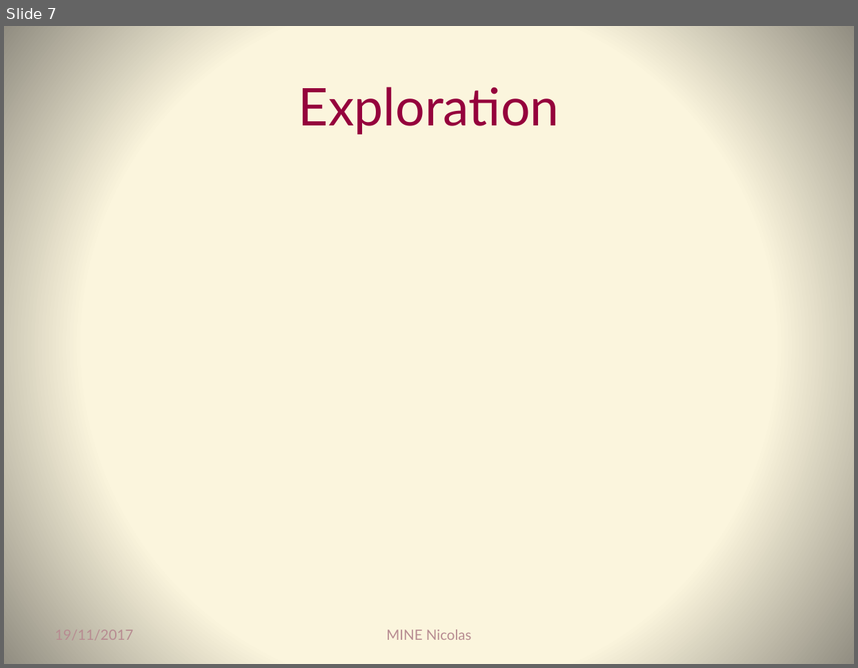
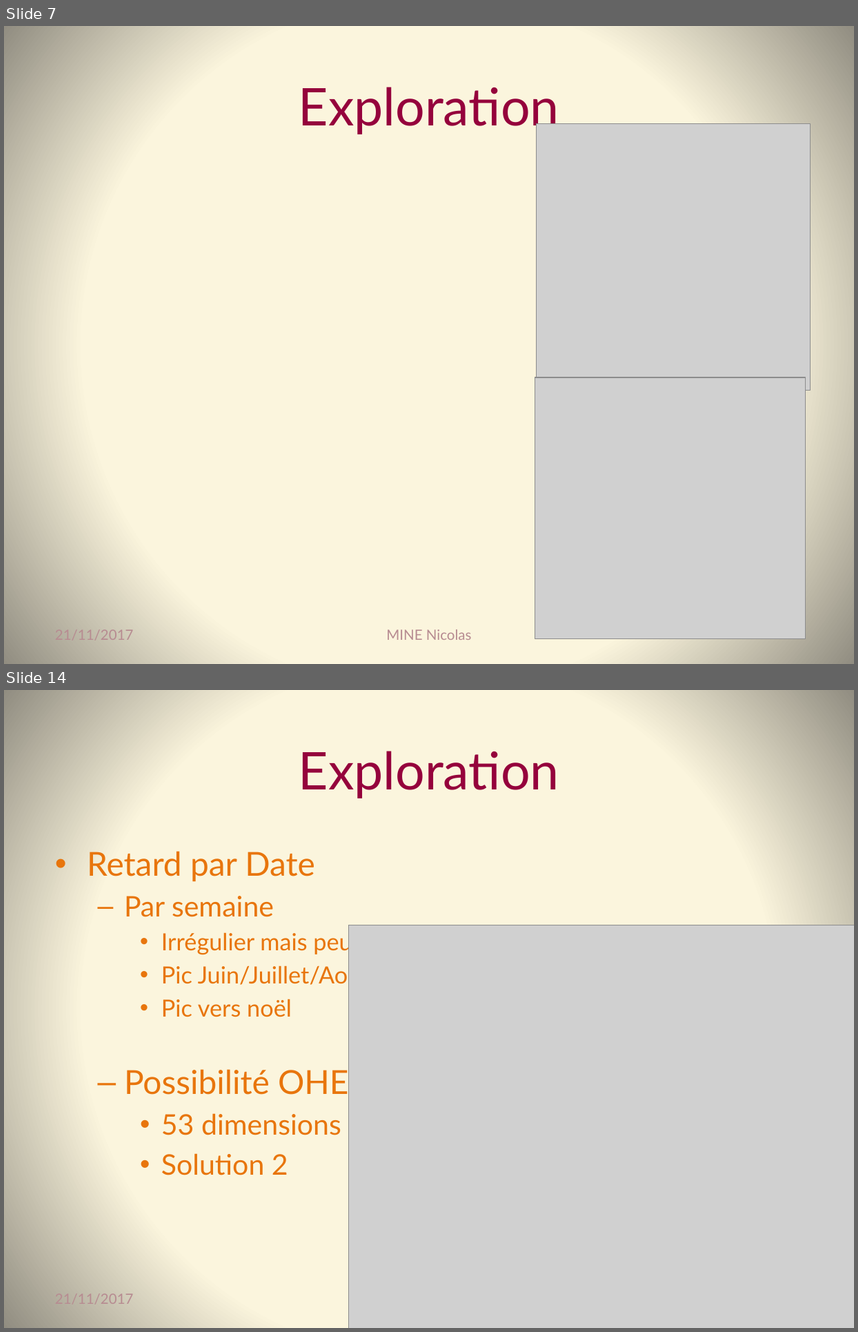
Before and after one commit to Coni63/OC_DS, a slide deck: Projet 4 - retard avion/Presentation-projet_4.pptx. Shown one above the other, each under a label of ours: slide 7 before the commit, slides 7 and 14 after it; the slides between them are not shown. The pictures are 858x668 and 858x1332 pixels, drawn with LibreOffice and Linux fonts; fonts in the diff are those of the drawing; grey boxes stand for pictures. Boxes give left, top, right and bottom in pixels: in the first picture for what was removed or moved away, otherwise in the second. Text is boxed around its words. In the diff, an @@ line names an element or a change of style, - is before the commit and + after.

```diff
--- a/Projet 4 - retard avion/Presentation-projet_4.pptx
+++ b/Projet 4 - retard avion/Presentation-projet_4.pptx
@@ slide 14 added at <box>4,690,854,1328</box>, background gradient #FCF7DD to #918E81 @@
@@ title added at <box>299,751,559,798</box>, 44 pt, text #95023C @@
+Exploration
@@ text added at <box>87,851,370,1175</box>, 20 pt, text #E8750C @@
+• Retard par Date
+  – Par semaine
+    • Irrégulier mais peu variable
+    • Pic Juin/Juillet/Aout
+    • Pic vers noël
+  – Possibilité OHE
+    • 53 dimensions
+    • Solution 2
@@ picture added at <box>349,925,854,1328</box> @@
@@ text added at <box>55,1293,134,1303</box>, 12 pt, text #B78C92 @@
+21/11/2017
@@ slide 7 changed as well @@
@@ picture added at <box>536,124,810,390</box> @@
@@ picture added at <box>535,377,806,638</box> @@
@@ text at <box>55,629,134,639</box>: text changed @@
-19/11/2017
+21/11/2017
```
Also in this commit, not shown: 6 other slides changed, 12 other slides added, 3 other files.
